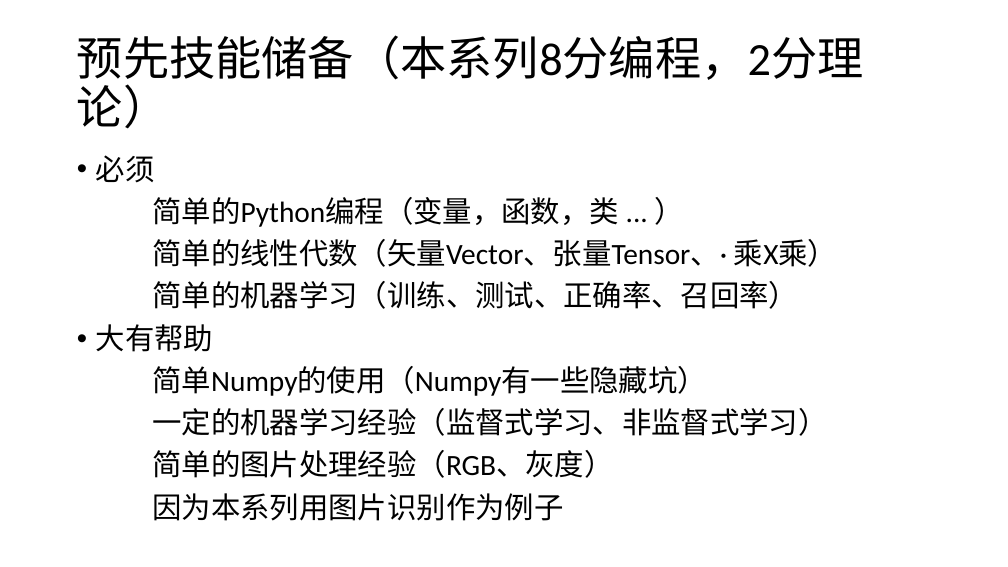
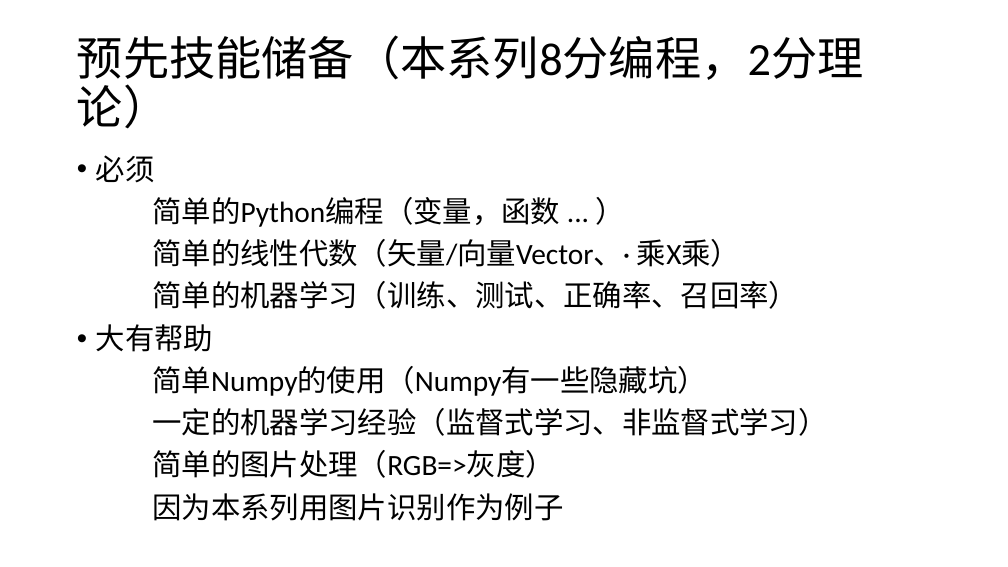
Before and after one commit to CreatCodeBuild/TensorFlow-and-DeepLearning-Tutorial, a slide deck: slide 4 of 1-3/指南.pptx. Drawn at 1008x567 pixels with LibreOffice and Linux fonts; fonts in the diff are those of the drawing. Boxes give left, top, right and bottom in pixels: in the first picture for what was removed or moved away, otherwise in the second. Text is boxed around its words. In the diff, an @@ line names an element or a change of style, - is before the commit and + after.

Commit message:
+PPT

```diff
--- a/1-3/指南.pptx
+++ b/1-3/指南.pptx
@@ text at (x1=152, y1=197, x2=740, y2=267): text changed @@
-简单的Python编程（变量，函数，类 ... ）
-简单的线性代数（矢量Vector、张量Tensor、· 乘X乘）
+简单的Python编程（变量，函数 ... ）
+简单的线性代数（矢量/向量Vector、· 乘X乘）
@@ text at (x1=152, y1=450, x2=554, y2=478): text changed @@
-简单的图片处理经验（RGB、灰度）
+简单的图片处理（RGB=>灰度）
```
Also in this commit, not shown: 3 other slides changed, 1 other file.
